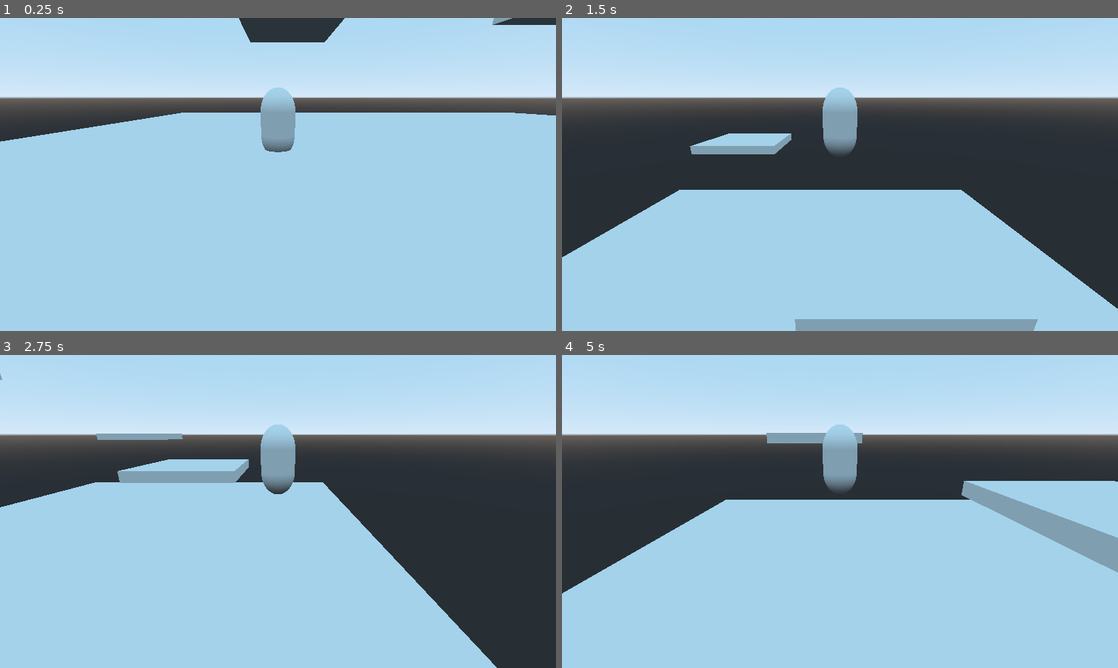
Above: before the commit, frames 1-4 (two rows, left to right).
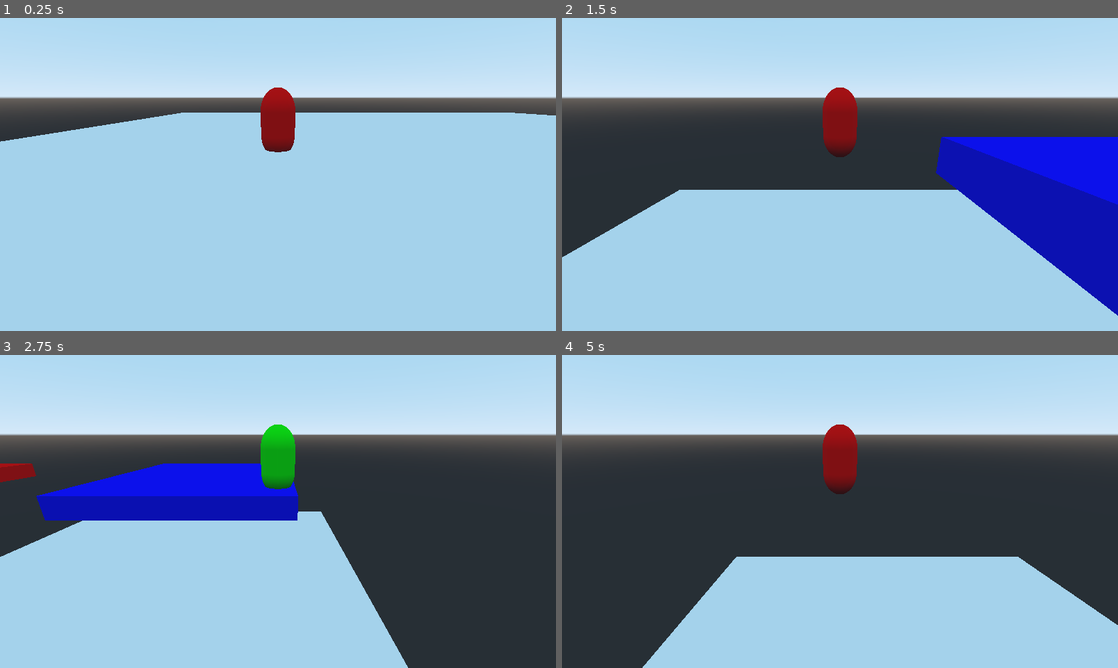
Above: after the commit, the same moments.

Repository: MatteoJoliveau/only-one-color
Game: Godot game, scene res://Game.tscn
The game is run twice, just before and just after one commit, with the same random seed, the same clock (stepped at 60 frames per second) and the same inputs.
Inputs:
- Up to frame 1 (0.25 s): no input
- Up to frame 2 (1.5 s): hold D (strafe_right) 0.53-1.28 s; tap Space (jump) at 0.77 s; hold S (move_backward) from 1.28 s (still down)
- Up to frame 3 (2.75 s): tap Space (jump) at 1.52 s; release S (move_backward) at 2.03 s; hold D (strafe_right) from 2.03 s (still down)
- Up to frame 4 (5 s): release D (strafe_right) at 2.78 s; hold W (move_forward) 2.78-3.53 s; tap Space (jump) at 3.02, 3.77, 4.52 s; hold A (strafe_left) from 3.53 s (still down)

The runs differ from the first frame. In frame 1, 2.6% of the frame differs, in the area x 43-100%, y 0-43%; in frame 2, 15%; in frame 3, 16%; in frame 4, 27%, in the area x 0-100%, y 22-100%.

Commit message:
Implemented color change and collision disabling

Diff:
--- /dev/null
+++ b/Game.gd
@@ -0,0 +1,24 @@
+extends Node
+
+# warning-ignore:unused_class_variable
+var colors = [
+	Color.red,
+	Color.green,
+	Color.blue,
+#	Color.yellow,
+#	Color.aquamarine,
+#	Color.blueviolet,
+#	Color.pink
+]
+var timer: Timer = Timer.new()
+
+func _ready():
+	timer.set_wait_time(2)
+	timer.set_autostart(true)
+	timer.connect("timeout", self, "_on_timer")
+	add_child(timer)
+
+func get_random_color() -> Color:
+	var colors = Game.colors.duplicate()
+	colors.shuffle()
+	return colors[randi() % colors.size()]
--- a/Game.tscn
+++ b/Game.tscn
@@ -1,18 +1,21 @@
-[gd_scene load_steps=5 format=2]
+[gd_scene load_steps=7 format=2]
 
-[ext_resource path="res://default_env.tres" type="Environment" id=1]
-[ext_resource path="res://player/Player.tscn" type="PackedScene" id=2]
+[ext_resource path="res://Game.gd" type="Script" id=1]
+[ext_resource path="res://default_env.tres" type="Environment" id=2]
+[ext_resource path="res://player/Player.tscn" type="PackedScene" id=3]
+[ext_resource path="res://platform/Platform.tscn" type="PackedScene" id=4]
 
 [sub_resource type="CubeMesh" id=1]
 
 [sub_resource type="BoxShape" id=2]
 
 [node name="Game" type="Spatial"]
+script = ExtResource( 1 )
 
 [node name="WorldEnvironment" type="WorldEnvironment" parent="."]
-environment = ExtResource( 1 )
+environment = ExtResource( 2 )
 
-[node name="Player" parent="." instance=ExtResource( 2 )]
+[node name="Player" parent="." instance=ExtResource( 3 )]
 transform = Transform( 1, 0, 0, 0, 1, 0, 0, 0, 1, -10.6761, 3.3218, 0 )
 
 [node name="Floor" type="StaticBody" parent="."]
@@ -25,32 +28,10 @@
 [node name="CollisionShape" type="CollisionShape" parent="Floor"]
 shape = SubResource( 2 )
 
-[node name="Platform1" type="StaticBody" parent="."]
-transform = Transform( 5, 0, 0, 0, 0.5, 0, 0, 0, 5, 6.68293, 7.66795, 0 )
+[node name="Platform" parent="." instance=ExtResource( 4 )]
 
-[node name="MeshInstance" type="MeshInstance" parent="Platform1"]
-mesh = SubResource( 1 )
-material/0 = null
+[node name="Platform2" parent="." instance=ExtResource( 4 )]
+transform = Transform( 5, 0, 0, 0, 0.5, 0, 0, 0, 5, 11.1899, 15.3092, 10.9032 )
 
-[node name="CollisionShape" type="CollisionShape" parent="Platform1"]
-shape = SubResource( 2 )
-
-[node name="Platform2" type="StaticBody" parent="."]
-transform = Transform( 5, 0, 0, 0, 0.5, 0, 0, 0, 5, -9.38114, 15.3092, 10.9032 )
-
-[node name="MeshInstance" type="MeshInstance" parent="Platform2"]
-mesh = SubResource( 1 )
-material/0 = null
-
-[node name="CollisionShape" type="CollisionShape" parent="Platform2"]
-shape = SubResource( 2 )
-
-[node name="Platform3" type="StaticBody" parent="."]
-transform = Transform( 5, 0, 0, 0, 0.5, 0, 0, 0, 5, -9.38114, 10.7811, -19.5712 )
-
-[node name="MeshInstance" type="MeshInstance" parent="Platform3"]
-mesh = SubResource( 1 )
-material/0 = null
-
-[node name="CollisionShape" type="CollisionShape" parent="Platform3"]
-shape = SubResource( 2 )
+[node name="Platform3" parent="." instance=ExtResource( 4 )]
+transform = Transform( 5, 0, 0, 0, 0.5, 0, 0, 0, 5, -9.38114, 15.3092, 26.6021 )
--- /dev/null
+++ b/platform/Platform.gd
@@ -0,0 +1,17 @@
+extends StaticBody
+
+onready var mesh = $MeshInstance
+onready var material = SpatialMaterial.new()
+
+onready var player = get_tree().root.find_node("Player", true, false)
+onready var collisions = $CollisionShape
+
+func _ready():
+	material.albedo_color = Game.get_random_color()
+	mesh.set_surface_material(0, material)
+
+func _physics_process(_delta):
+	collisions.disabled = player.get_color() == get_color()
+
+func get_color() -> Color:
+	return material.albedo_color
--- /dev/null
+++ b/platform/Platform.tscn
@@ -0,0 +1,20 @@
+[gd_scene load_steps=4 format=2]
+
+[ext_resource path="res://platform/Platform.gd" type="Script" id=1]
+
+[sub_resource type="CubeMesh" id=1]
+
+[sub_resource type="BoxShape" id=3]
+
+[node name="Platform" type="StaticBody" groups=[
+"platforms",
+]]
+transform = Transform( 5, 0, 0, 0, 0.5, 0, 0, 0, 5, -9.38114, 15.3092, 10.9032 )
+script = ExtResource( 1 )
+
+[node name="MeshInstance" type="MeshInstance" parent="."]
+mesh = SubResource( 1 )
+material/0 = null
+
+[node name="CollisionShape" type="CollisionShape" parent="."]
+shape = SubResource( 3 )
--- a/player/Player.gd
+++ b/player/Player.gd
@@ -1,4 +1,5 @@
 extends KinematicBody
+class_name Player
 
 const GRAVITY = -60
 const FALL_GRAVITY = -130
@@ -13,6 +14,14 @@
 
 onready var camera_rig = find_node("CameraRig")
 onready var camera = camera_rig.camera
+onready var mesh = $MeshInstance
+onready var material = SpatialMaterial.new()
+var current_color
+
+func _ready():
+	_randomize_color()
+	mesh.set_surface_material(0, material)
+	Game.timer.connect("timeout", self, "_randomize_color")
 
 func _physics_process(delta):
 	var direction = Vector3.ZERO
@@ -37,6 +46,7 @@
 		if is_on_floor():
 			jump_count = 0
 
+
 	var horizontal_velocity = velocity
 	horizontal_velocity.y = 0
 
@@ -56,3 +66,13 @@
 		if value > 1:
 			value = 1
 		camera_rig.global_transform = camera_position
+
+func _randomize_color():
+	var color = Game.get_random_color()
+	while color == current_color:
+		color = Game.get_random_color()
+	material.albedo_color = color
+	current_color = color
+
+func get_color() -> Color:
+	return material.albedo_color
--- a/project.godot
+++ b/project.godot
@@ -8,9 +8,14 @@
 
 config_version=4
 
-_global_script_classes=[  ]
+_global_script_classes=[ {
+"base": "KinematicBody",
+"class": "Player",
+"language": "GDScript",
+"path": "res://player/Player.gd"
+} ]
 _global_script_class_icons={
-
+"Player": ""
 }
 
 [application]
@@ -18,6 +23,10 @@
 config/name="Only One (Color Is Safe)"
 run/main_scene="res://Game.tscn"
 config/icon="res://icon.png"
+
+[autoload]
+
+Game="*res://Game.gd"
 
 [display]
 
